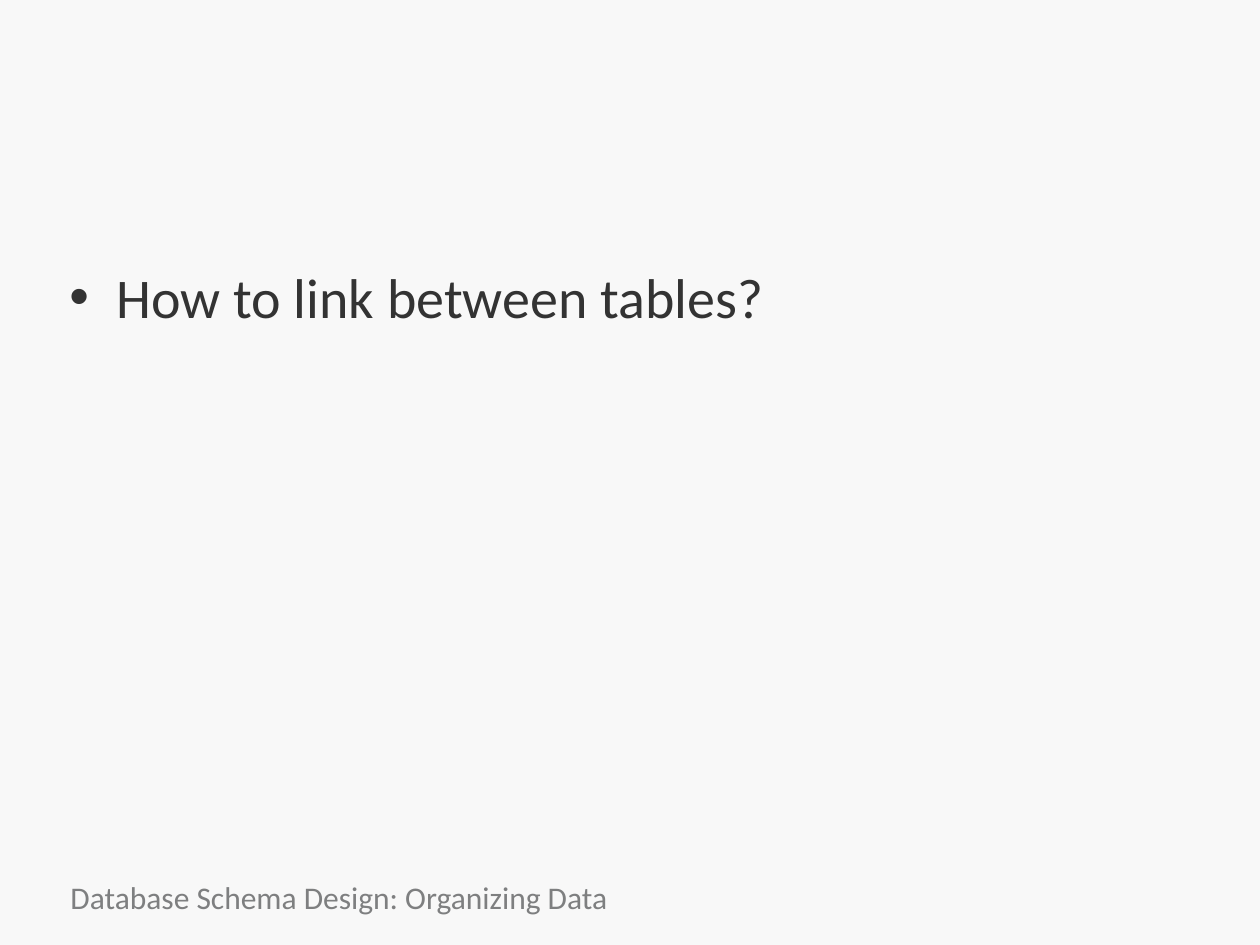
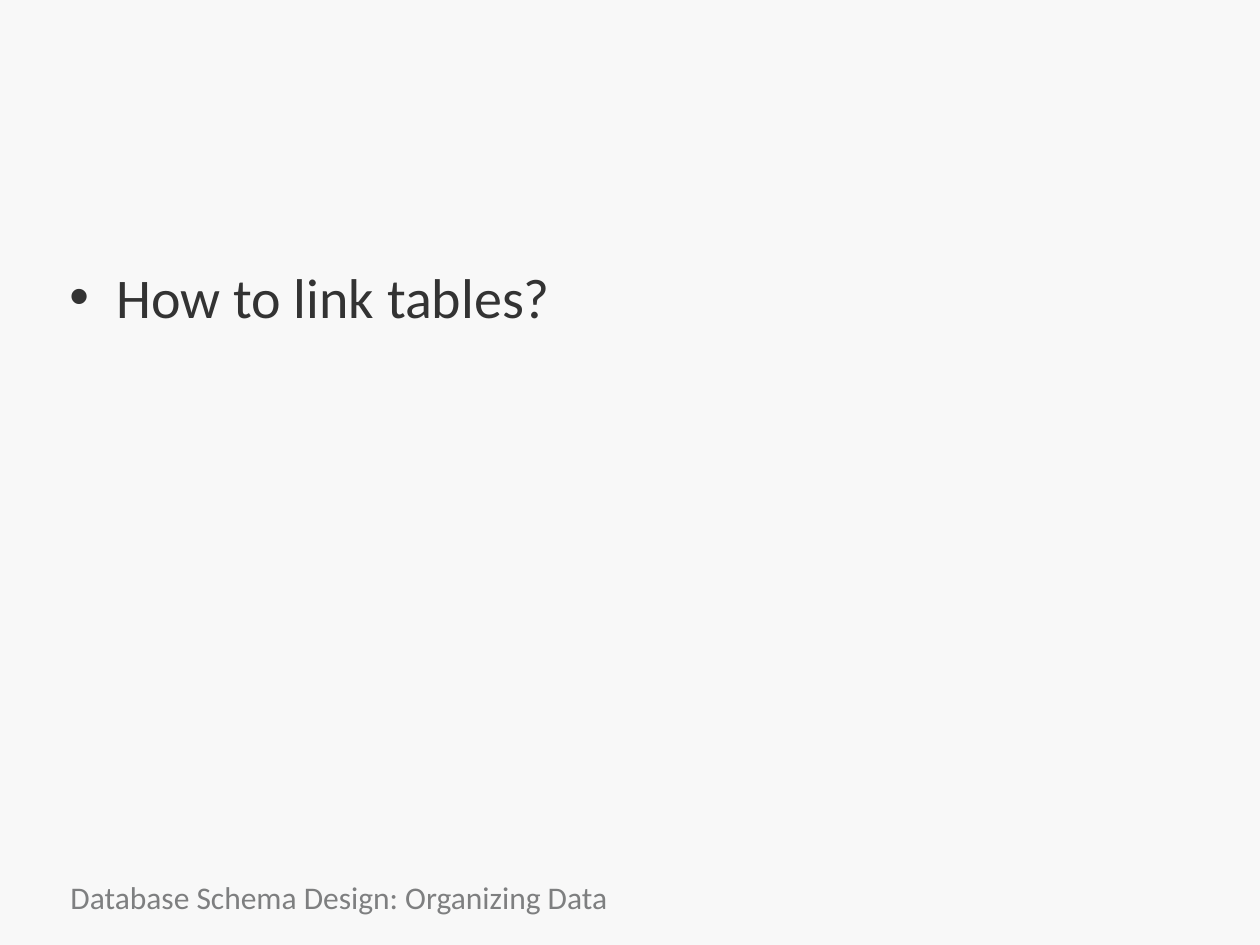
Before and after one commit to bootcoder/sql_schema_design_basics, a slide deck: slide 30 of HTC-schema-sql.pptx. Drawn at 1260x945 pixels with LibreOffice and Linux fonts; fonts in the diff are those of the drawing; background and template pictures are left out. Boxes give left, top, right and bottom in pixels: in the first picture for what was removed or moved away, otherwise in the second. Text is boxed around its words. In the diff, an @@ line names an element or a change of style, - is before the commit and + after.

```diff
--- a/HTC-schema-sql.pptx
+++ b/HTC-schema-sql.pptx
@@ text at <box>117,279,550,319</box>: text changed @@
-• How to link between tables?
+• How to link tables?
```
Also in this commit, not shown: 9 other slides changed, 4 slides added, 4 slides removed.
